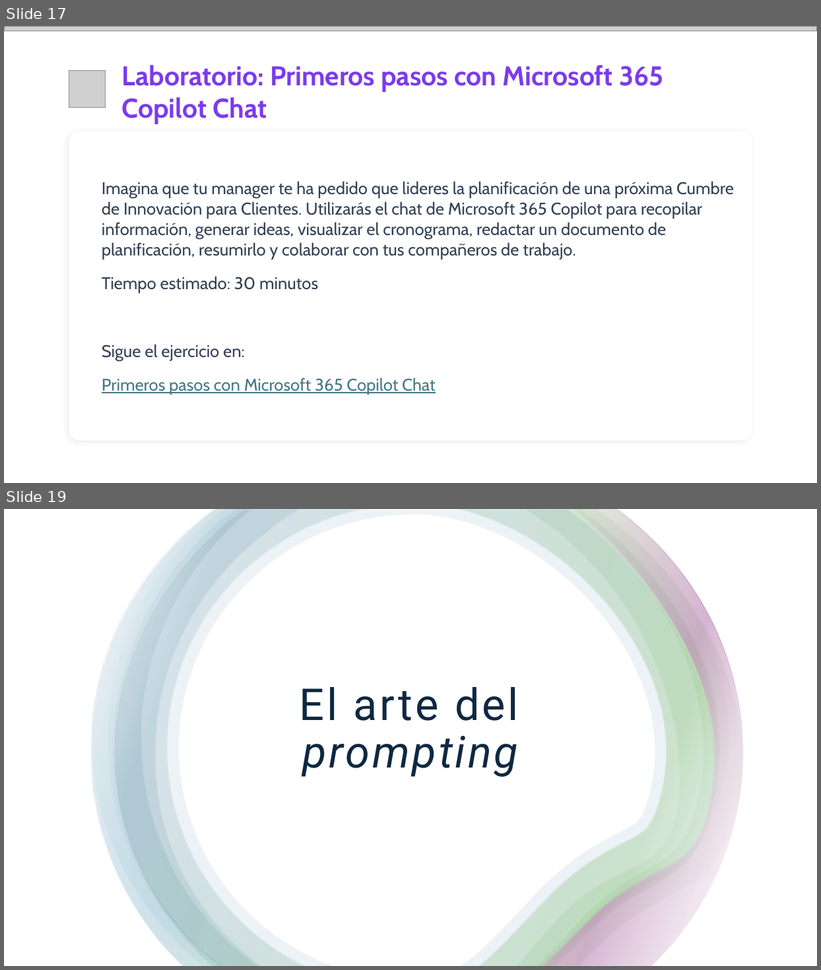
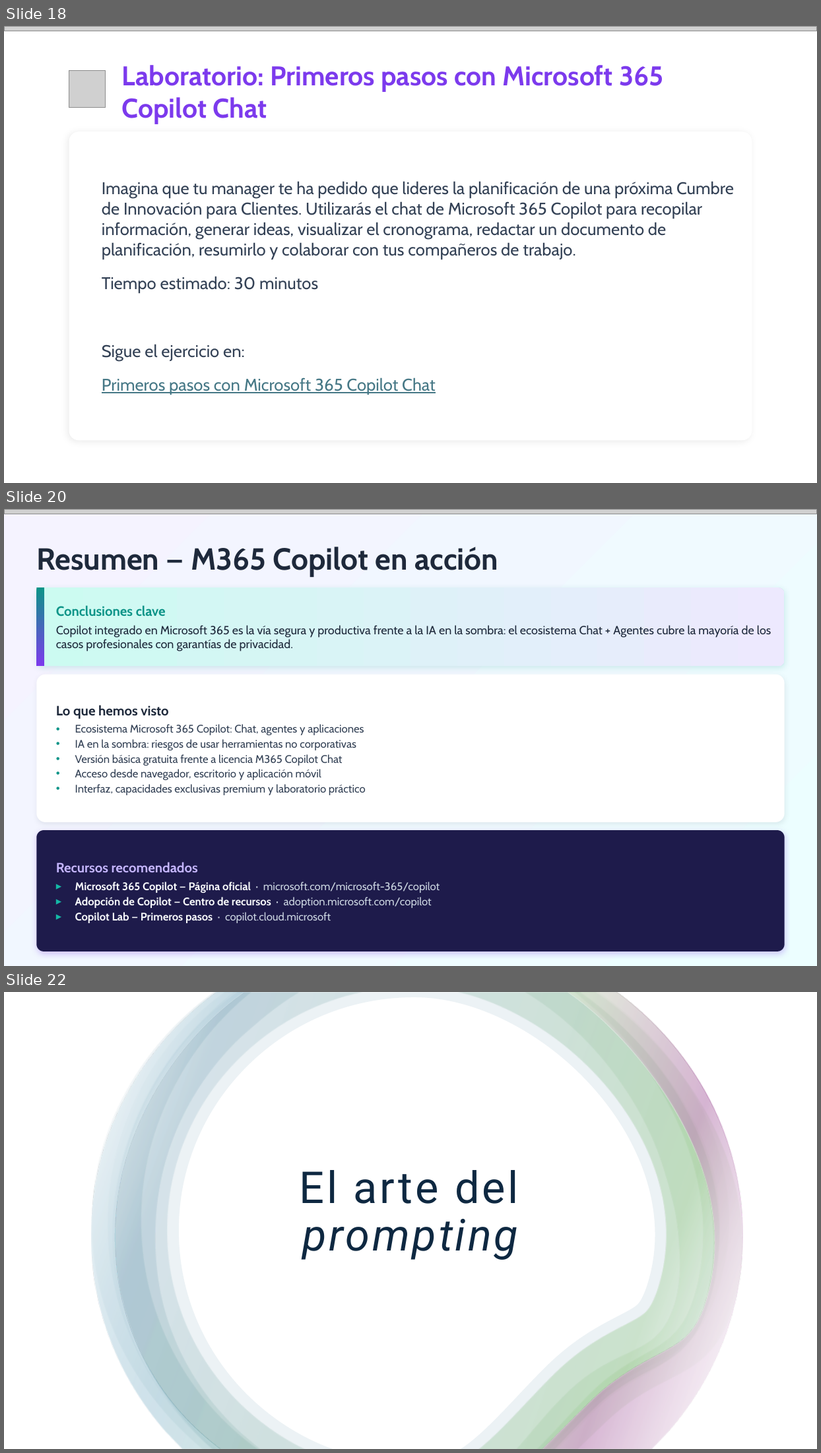
Before and after one commit to quizeth/Labs, a slide deck: IA y Copilot para business professionals/IA Generativa y Microsoft Copilot para profesionales.pptx. Shown one above the other, each under a label of ours: slides 17 and 19 before the commit, slides 18, 20 and 22 after it; the slides between them are not shown. The pictures are 821x970 and 821x1453 pixels, drawn with LibreOffice and Linux fonts; fonts in the diff are those of the drawing; grey boxes stand for pictures; background and template pictures are left out. Boxes give left, top, right and bottom in pixels: in the first picture for what was removed or moved away, otherwise in the second. Text is boxed around its words. In the diff, an @@ line names an element or a change of style, - is before the commit and + after.

```diff
--- a/IA y Copilot para business professionals/IA Generativa y Microsoft Copilot para profesionales.pptx
+++ b/IA y Copilot para business professionals/IA Generativa y Microsoft Copilot para profesionales.pptx
@@ slide 20 added at (4,509,817,966), background gradient #F5F3FF to #ECFEFF @@
@@ picture added at (4,509,817,514) @@
@@ text added at (36,547,499,577), 36 pt, text #1E293B, bold @@
+Resumen — M365 Copilot en acción
@@ rounded rectangle added at (36,588,785,666), fill gradient #CCFBF1 to #EDE9FE @@
@@ rectangle added at (36,588,44,666), fill gradient #0D9488 to #7C3AED @@
@@ text added at (56,605,771,652), 14 pt, text #1E293B @@
+Conclusiones clave
+Copilot integrado en Microsoft 365 es la vía segura y productiva frente a la IA en la sombra: el ecosistema Chat + Agentes cubre la mayoría de los casos profesionales con garantías de privacidad.
@@ rounded rectangle added at (36,674,785,823), fill #FFFFFF @@
@@ text added at (56,705,366,795), 13 pt, text #334155 @@
+Lo que hemos visto
+• Ecosistema Microsoft 365 Copilot: Chat, agentes y aplicaciones
+• IA en la sombra: riesgos de usar herramientas no corporativas
+• Versión básica gratuita frente a licencia M365 Copilot Chat
+• Acceso desde navegador, escritorio y aplicación móvil
+• Interfaz, capacidades exclusivas premium y laboratorio práctico
@@ rounded rectangle added at (36,830,785,952), fill #1E1B4B @@
@@ text added at (56,862,440,923), 13 pt, text #F8FAFC, bold @@
+Recursos recomendados
+▸ Microsoft 365 Copilot — Página oficial · microsoft.com/microsoft-365/copilot
+▸ Adopción de Copilot — Centro de recursos · adoption.microsoft.com/copilot
+▸ Copilot Lab — Primeros pasos · copilot.cloud.microsoft
@@ what was slide 17 is now slide 18 @@
@@ what was slide 19 is now slide 22 @@
```
Also in this commit, not shown: 9 slides changed, 8 other slides added, 2 slides removed.
